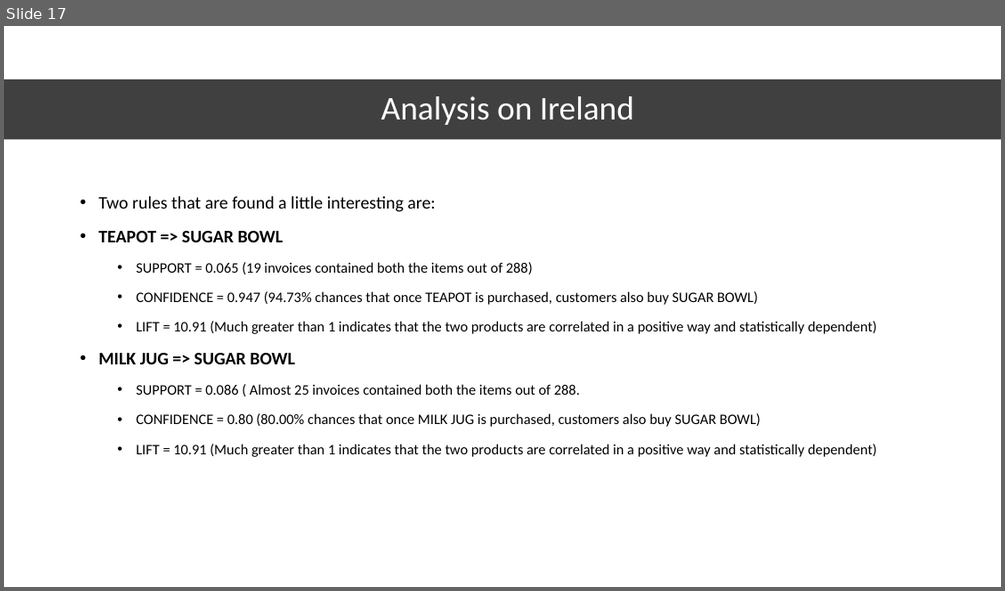
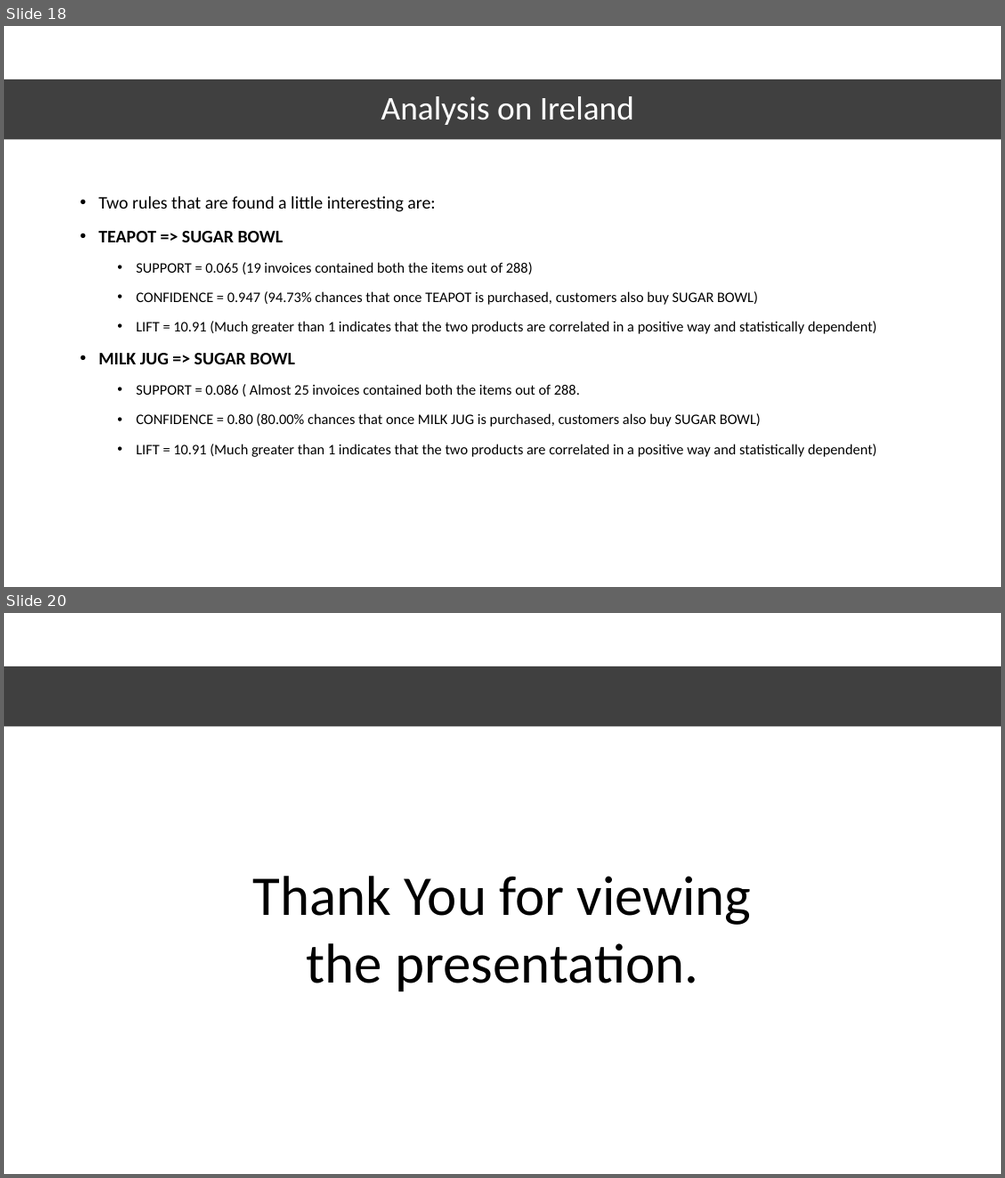
Before and after one commit to RutanshuDesai/Data-Analysis-Market-Basket-Analysis, a slide deck: E-Commerce Market Basket Analysis.pptx. Shown one above the other, each under a label of ours: slide 17 before the commit, slides 18 and 20 after it; the slides between them are not shown. The pictures are 1005x591 and 1005x1178 pixels, drawn with LibreOffice and Linux fonts; fonts in the diff are those of the drawing. Boxes give left, top, right and bottom in pixels: in the first picture for what was removed or moved away, otherwise in the second. Text is boxed around its words. In the diff, an @@ line names an element or a change of style, - is before the commit and + after.

```diff
--- a/E-Commerce Market Basket Analysis.pptx
+++ b/E-Commerce Market Basket Analysis.pptx
@@ slide 20 added at (x1=4, y1=613, x2=1001, y2=1174), background #FFFFFF @@
@@ rectangle added at (x1=4, y1=666, x2=1001, y2=727), fill #000000 at 75% opacity @@
@@ text added at (x1=253, y1=876, x2=752, y2=991), 54 pt, text #000000 @@
+Thank You for viewing the presentation.
@@ what was slide 17 is now slide 18 @@
```
Also in this commit, not shown: 12 slides changed, 2 other slides added.
